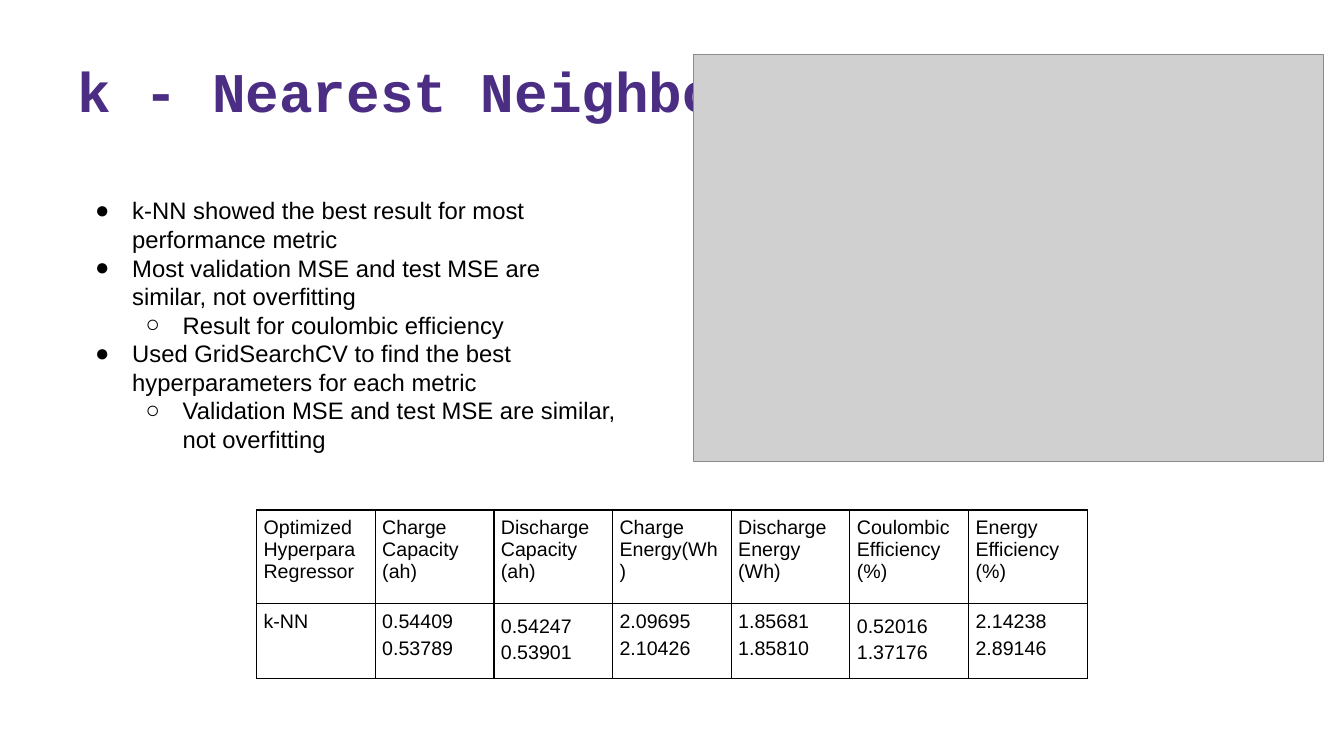
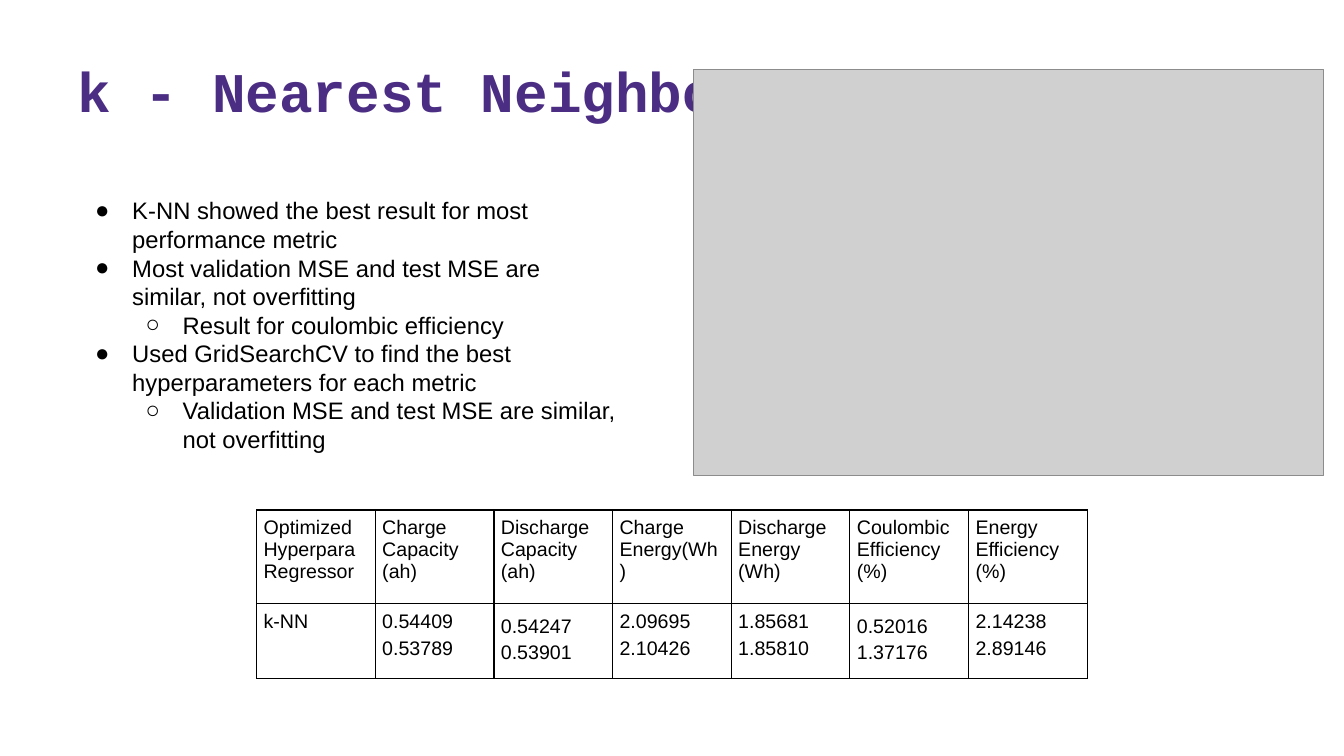
Before and after one commit to SZ-Jasper/SELEC, a slide deck: slide 8 of doc/Technology Review Machine Learning.pptx (slide 7 before the commit). Drawn at 1344x756 pixels with LibreOffice and Linux fonts; fonts in the diff are those of the drawing; grey boxes stand for pictures; background and template pictures are left out. Boxes give left, top, right and bottom in pixels: in the first picture for what was removed or moved away, otherwise in the second. Text is boxed around its words. In the diff, an @@ line names an element or a change of style, - is before the commit and + after.

```diff
--- a/doc/Technology Review Machine Learning.pptx
+++ b/doc/Technology Review Machine Learning.pptx
@@ picture: place and size @@
-picture at box(694, 54, 1324, 462)
+picture at box(694, 70, 1324, 477)
@@ text at box(132, 201, 528, 253): text changed @@
-● k-NN showed the best result for most performance metric
+● K-NN showed the best result for most performance metric
```
Also in this commit, not shown: 2 other slides changed, 1 slide added, 12 other files.
